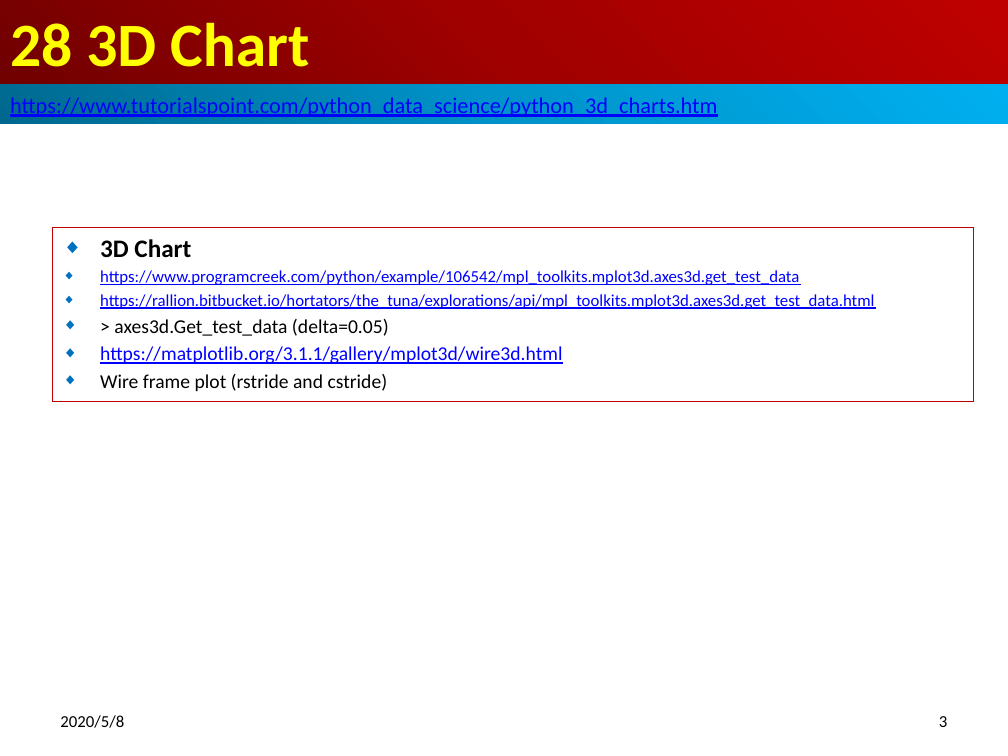
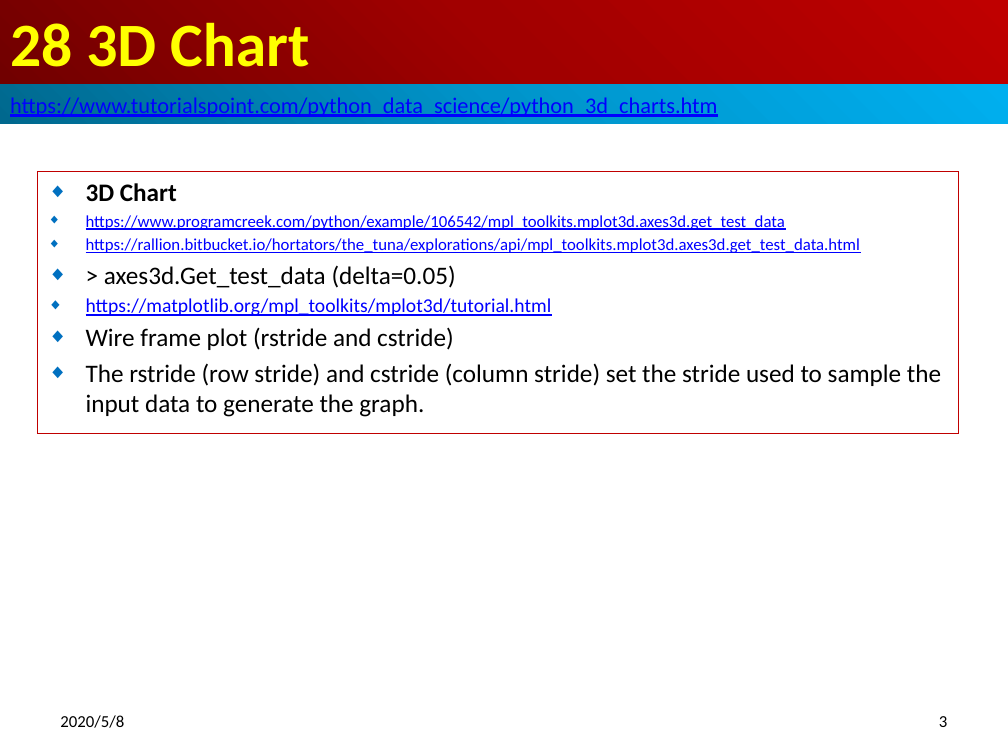
Before and after one commit to peterhchen/600_DataScience, a slide deck: slide 3 of 28_3DChart.pptx. Drawn at 1008x756 pixels with LibreOffice and Linux fonts; fonts in the diff are those of the drawing. Boxes give left, top, right and bottom in pixels: in the first picture for what was removed or moved away, otherwise in the second. Text is boxed around its words. In the diff, an @@ line names an element or a change of style, - is before the commit and + after.

```diff
--- a/28_3DChart.pptx
+++ b/28_3DChart.pptx
@@ subtitle "3D Chart": place and size @@
-subtitle "3D Chart" at (52, 227, 973, 401)
+subtitle "3D Chart" at (37, 171, 958, 433)
@@ subtitle at (86, 265, 456, 350): size 14 to 18 pt in "> axes3d.Get_test_data (delta=0.05)", "Wire frame plot (rstride and cstride)" @@
@@ subtitle at (86, 298, 552, 316): text changed @@
-◆ https://matplotlib.org/3.1.1/gallery/mplot3d/wire3d.html
+◆ https://matplotlib.org/mpl_toolkits/mplot3d/tutorial.html
@@ subtitle at (86, 363, 941, 417): paragraph added @@
+◆ The rstride (row stride) and cstride (column stride) set the stride used to sample the input data to generate the graph.
```
